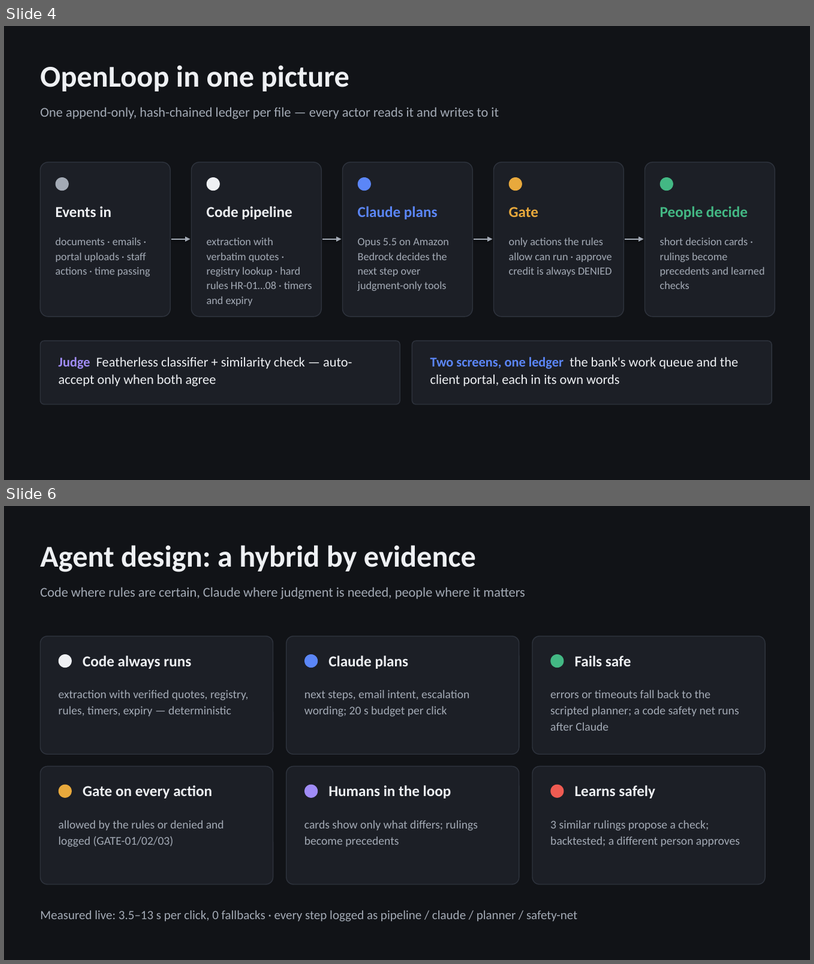
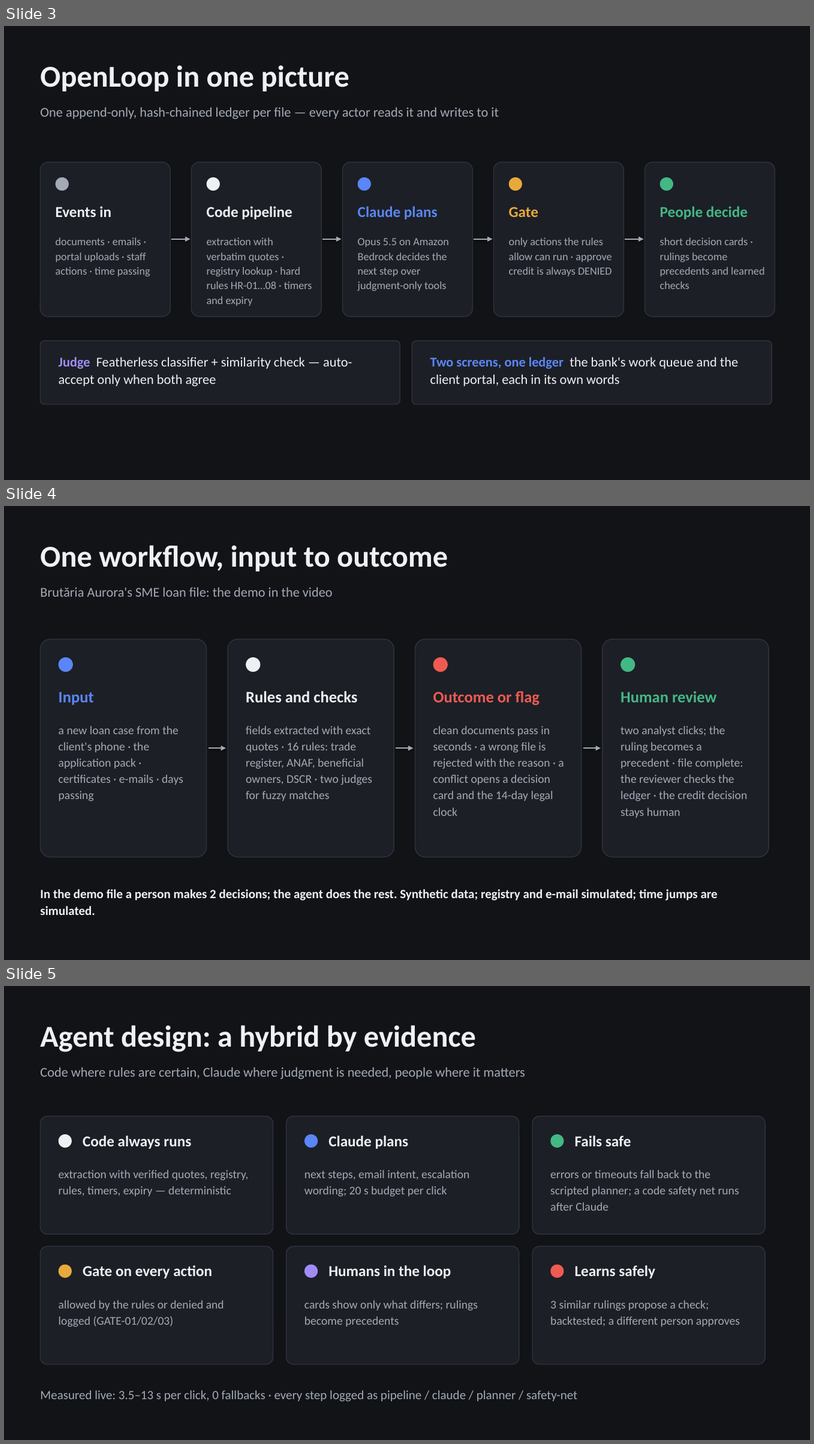
Before and after one commit to Petsteb/openloop-case-engine, a slide deck: docs/pitch/OpenLoop-deck.pptx. Shown one above the other, each under a label of ours: slides 4 and 6 before the commit, slides 3, 4 and 5 after it; the slides between them are not shown. The pictures are 814x964 and 814x1444 pixels, drawn with LibreOffice and Linux fonts; fonts in the diff are those of the drawing. Boxes give left, top, right and bottom in pixels: in the first picture for what was removed or moved away, otherwise in the second. Text is boxed around its words. In the diff, an @@ line names an element or a change of style, - is before the commit and + after.

```diff
--- a/docs/pitch/OpenLoop-deck.pptx
+++ b/docs/pitch/OpenLoop-deck.pptx
@@ slide 4 added at box(4, 506, 810, 960), background #111317 @@
@@ text added at box(40, 545, 448, 571), 36 pt, text #EEF0F3, bold @@
+One workflow, input to outcome
@@ text added at box(40, 587, 333, 597), 16 pt, text #A3AAB5 @@
+Brutăria Aurora's SME loan file: the demo in the video
@@ rounded rectangle added at box(40, 639, 207, 857), fill #1C1F26, outline #2E333D 1 pt @@
@@ rounded rectangle added at box(228, 639, 394, 857), fill #1C1F26, outline #2E333D 1 pt @@
@@ rounded rectangle added at box(416, 639, 582, 857), fill #1C1F26, outline #2E333D 1 pt @@
@@ rounded rectangle added at box(603, 639, 769, 857), fill #1C1F26, outline #2E333D 1 pt @@
@@ ellipse added at box(59, 657, 73, 672), fill #5B86F7 @@
@@ ellipse added at box(246, 657, 260, 672), fill #EEF0F3 @@
@@ ellipse added at box(434, 657, 448, 672), fill #EF5B52 @@
@@ ellipse added at box(621, 657, 636, 672), fill #43B884 @@
@@ text added at box(59, 691, 94, 705), 19 pt, text #5B86F7, bold @@
+Input
@@ text added at box(246, 691, 357, 702), 19 pt, text #EEF0F3, bold @@
+Rules and checks
@@ text added at box(434, 691, 540, 705), 19 pt, text #EF5B52, bold @@
+Outcome or flag
@@ text added at box(621, 691, 717, 702), 19 pt, text #43B884, bold @@
+Human review
@@ text added at box(59, 726, 183, 801), 14 pt, text #A3AAB5 @@
+a new loan case from the client's phone · the application pack · certificates · e-mails · days passing
@@ text added at box(246, 726, 372, 801), 14 pt, text #A3AAB5 @@
+fields extracted with exact quotes · 16 rules: trade register, ANAF, beneficial owners, DSCR · two judges for fuzzy matches
@@ text added at box(434, 726, 564, 816), 14 pt, text #A3AAB5 @@
+clean documents pass in seconds · a wrong file is rejected with the reason · a conflict opens a decision card and the 14-day legal clock
@@ text added at box(621, 726, 748, 817), 14 pt, text #A3AAB5 @@
+two analyst clicks; the ruling becomes a precedent · file complete: the reviewer checks the ledger · the credit decision stays human
@@ arrow added from (209, 748) to (226, 748), #A3AAB5 1.5 pt @@
@@ arrow added from (396, 748) to (414, 748), #A3AAB5 1.5 pt @@
@@ arrow added from (584, 748) to (601, 748), #A3AAB5 1.5 pt @@
@@ text added at box(40, 889, 718, 915), 15 pt, text #EEF0F3, bold @@
+In the demo file a person makes 2 decisions; the agent does the rest. Synthetic data; registry and e-mail simulated; time jumps are simulated.
@@ what was slide 4 is now slide 3 @@
@@ what was slide 6 is now slide 5 @@
```
Also in this commit, not shown: 3 slides changed, 2 slides removed, 2 other files.
